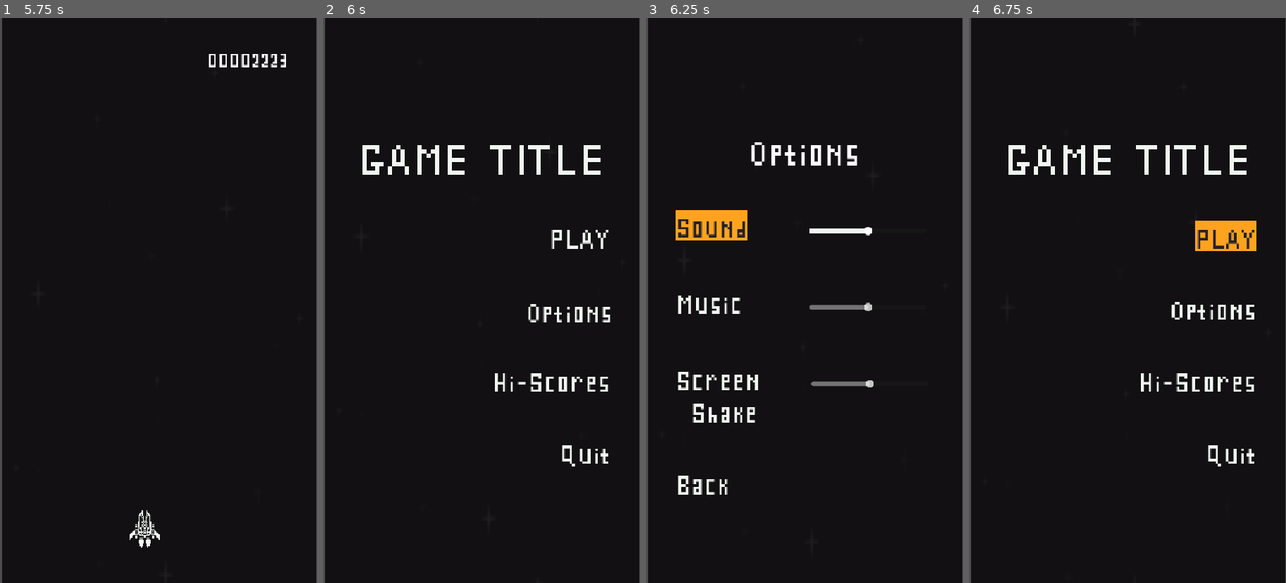
Above: before the commit, frames 1-4 (left to right).
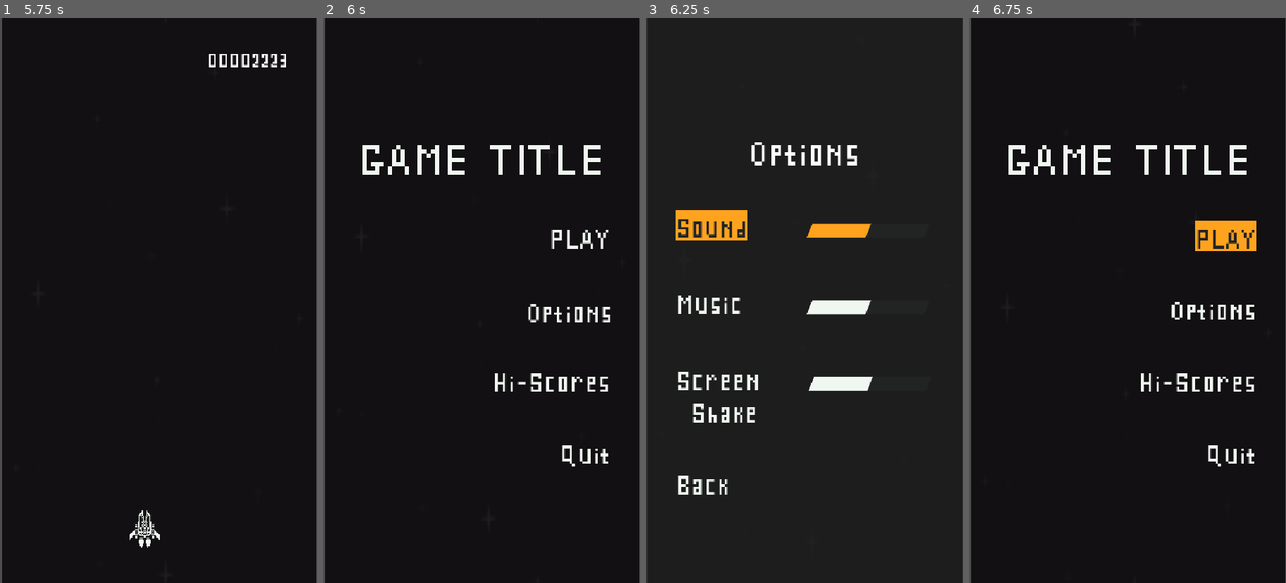
Above: after the commit, the same moments.

Repository: rnakkas/GodotSandbox
Game: Godot game, scene res://ShmupSandbox/Main/Scenes/main.tscn
The game is run twice, just before and just after one commit, with the same random seed, the same clock (stepped at 60 frames per second) and the same inputs.
Inputs (mouse positions are in pixels of both pictures, inside the frame that each line leads up to):
- Up to frame 1 (5.75 s): click "PLAY" at 0.5 s; tap Enter at 1.25 s; move the mouse to (228, 272) at 1.27 s; hold D (move_right) 1.28-2.03 s; hold Space (shoot) 1.28-2.03 s; move the mouse to (95, 328) at 2.02 s; hold S (move_down) 2.03-2.78 s; tap Space (shoot) at 2.1, 3.6 s; move the mouse to (190, 176) at 2.77 s; hold D (move_right) 2.78-3.53 s; hold Space (shoot) 2.78-3.53 s; move the mouse to (142, 413) at 3.52 s; hold W (move_up) 3.53-4.28 s; move the mouse to (253, 385) at 4.27 s; hold A (move_left) 4.28-5 s; hold Space (shoot) 4.28-5 s; tap R (reset) at 4.9 s; click "PLAY" at 5 s
- Up to frame 2 (6 s): tap R (reset) at 5.75 s; move the mouse to (386, 215) at 5.77 s; hold A (move_left) from 5.78 s (still down); tap Space (shoot) at 5.85 s
- Up to frame 3 (6.25 s): keep holding A (move_left)
- Up to frame 4 (6.75 s): release A (move_left) at 6.5 s; click "Back" at 6.5 s

Frames 1-2 are identical in both runs. In frame 3, 2.4% of the frame differs, in the area x 0-100%, y 0-100%; in frame 4, nothing differs.

Commit message:
prettier options menu

Diff:
--- a/ShmupSandbox/UI/Scenes/options_menu.tscn
+++ b/ShmupSandbox/UI/Scenes/options_menu.tscn
@@ -1,16 +1,41 @@
-[gd_scene load_steps=6 format=3 uid="uid://ny01qnyexpg2"]
+[gd_scene load_steps=10 format=3 uid="uid://ny01qnyexpg2"]
 
 [ext_resource type="FontFile" uid="uid://biycie4kaffui" path="res://ShmupSandbox/Assets/Fonts/SPLCF.ttf" id="1_qkcl6"]
 [ext_resource type="Script" uid="uid://cvsyjssmvhl4m" path="res://ShmupSandbox/UI/Scripts/options_menu.gd" id="1_unpda"]
 
+[sub_resource type="CanvasTexture" id="CanvasTexture_unpda"]
+
+[sub_resource type="StyleBoxFlat" id="StyleBoxFlat_krxhe"]
+bg_color = Color(0.133333, 0.137255, 0.137255, 1)
+skew = Vector2(0.4, 0)
+border_width_top = 12
+border_width_bottom = 12
+border_color = Color(0.133333, 0.137255, 0.137255, 1)
+corner_detail = 2
+
+[sub_resource type="StyleBoxFlat" id="StyleBoxFlat_unpda"]
+bg_color = Color(0.941176, 0.964706, 0.941176, 1)
+skew = Vector2(0.4, 0)
+
 [sub_resource type="StyleBoxFlat" id="StyleBoxFlat_ce2tu"]
-bg_color = Color(0.941176, 0.964706, 0.941176, 1)
+bg_color = Color(1, 0.639216, 0.121569, 1)
+skew = Vector2(0.4, 0)
+corner_detail = 2
 
 [sub_resource type="StyleBoxFlat" id="StyleBoxFlat_6upo5"]
-bg_color = Color(0.941176, 0.964706, 0.941176, 1)
+bg_color = Color(0.133333, 0.137255, 0.137255, 1)
+skew = Vector2(0.4, 0)
+border_width_top = 12
+border_width_bottom = 12
+border_color = Color(0.133333, 0.137255, 0.137255, 1)
 
 [sub_resource type="StyleBoxFlat" id="StyleBoxFlat_n03th"]
 bg_color = Color(0.941176, 0.964706, 0.941176, 1)
+skew = Vector2(0.4, 0)
+
+[sub_resource type="StyleBoxFlat" id="StyleBoxFlat_3i6ea"]
+bg_color = Color(1, 0.639216, 0.121569, 1)
+skew = Vector2(0.4, 0)
 
 [node name="options_menu" type="Control"]
 layout_mode = 3
@@ -20,6 +45,16 @@
 grow_horizontal = 2
 grow_vertical = 2
 script = ExtResource("1_unpda")
+
+[node name="TextureRect" type="TextureRect" parent="."]
+self_modulate = Color(0.133, 0.137, 0.137, 0.702)
+layout_mode = 1
+anchors_preset = 15
+anchor_right = 1.0
+anchor_bottom = 1.0
+grow_horizontal = 2
+grow_vertical = 2
+texture = SubResource("CanvasTexture_unpda")
 
 [node name="MarginContainer" type="MarginContainer" parent="."]
 layout_mode = 1
@@ -84,12 +119,13 @@
 custom_minimum_size = Vector2(200, 50)
 layout_mode = 2
 size_flags_vertical = 8
-focus_neighbor_bottom = NodePath("../../../HBoxContainer2/VBoxContainer2/music_volume_slider")
+theme_override_constants/grabber_offset = 5000
+theme_override_styles/slider = SubResource("StyleBoxFlat_krxhe")
+theme_override_styles/grabber_area = SubResource("StyleBoxFlat_unpda")
 theme_override_styles/grabber_area_highlight = SubResource("StyleBoxFlat_ce2tu")
 max_value = 10.0
 value = 5.0
 rounded = true
-tick_count = 1
 
 [node name="HBoxContainer2" type="HBoxContainer" parent="MarginContainer/VBoxContainer"]
 layout_mode = 2
@@ -125,13 +161,13 @@
 custom_minimum_size = Vector2(200, 50)
 layout_mode = 2
 size_flags_vertical = 8
-focus_neighbor_top = NodePath("../../../HBoxContainer/VBoxContainer2/sound_volume_slider")
-focus_neighbor_bottom = NodePath("../../../HBoxContainer3/VBoxContainer2/screen_shake_amount_slider")
-theme_override_styles/grabber_area_highlight = SubResource("StyleBoxFlat_6upo5")
+theme_override_constants/grabber_offset = 5000
+theme_override_styles/slider = SubResource("StyleBoxFlat_6upo5")
+theme_override_styles/grabber_area = SubResource("StyleBoxFlat_n03th")
+theme_override_styles/grabber_area_highlight = SubResource("StyleBoxFlat_3i6ea")
 max_value = 10.0
 value = 5.0
 rounded = true
-tick_count = 1
 
 [node name="HBoxContainer3" type="HBoxContainer" parent="MarginContainer/VBoxContainer"]
 layout_mode = 2
@@ -166,13 +202,13 @@
 custom_minimum_size = Vector2(200, 50)
 layout_mode = 2
 size_flags_vertical = 8
-focus_neighbor_top = NodePath("../../../HBoxContainer2/VBoxContainer2/music_volume_slider")
-focus_neighbor_bottom = NodePath("../../../HBoxContainer4/VBoxContainer2/back_button")
-theme_override_styles/grabber_area_highlight = SubResource("StyleBoxFlat_n03th")
+theme_override_constants/grabber_offset = 5000
+theme_override_styles/slider = SubResource("StyleBoxFlat_krxhe")
+theme_override_styles/grabber_area = SubResource("StyleBoxFlat_unpda")
+theme_override_styles/grabber_area_highlight = SubResource("StyleBoxFlat_ce2tu")
 max_value = 10.0
 value = 5.0
 rounded = true
-tick_count = 1
 
 [node name="HBoxContainer4" type="HBoxContainer" parent="MarginContainer/VBoxContainer"]
 layout_mode = 2
@@ -185,7 +221,6 @@
 unique_name_in_owner = true
 layout_mode = 2
 size_flags_horizontal = 4
-focus_neighbor_top = NodePath("../../../HBoxContainer3/VBoxContainer2/screen_shake_amount_slider")
 theme_override_fonts/font = ExtResource("1_qkcl6")
 theme_override_font_sizes/font_size = 70
 action_mode = 0
@@ -193,8 +228,11 @@
 flat = true
 
 [connection signal="focus_entered" from="MarginContainer/VBoxContainer/HBoxContainer/VBoxContainer2/sound_volume_slider" to="." method="_on_sound_volume_slider_focus_entered"]
+[connection signal="mouse_entered" from="MarginContainer/VBoxContainer/HBoxContainer/VBoxContainer2/sound_volume_slider" to="." method="_on_sound_volume_slider_mouse_entered"]
 [connection signal="focus_entered" from="MarginContainer/VBoxContainer/HBoxContainer2/VBoxContainer2/music_volume_slider" to="." method="_on_music_volume_slider_focus_entered"]
+[connection signal="mouse_entered" from="MarginContainer/VBoxContainer/HBoxContainer2/VBoxContainer2/music_volume_slider" to="." method="_on_music_volume_slider_mouse_entered"]
 [connection signal="focus_entered" from="MarginContainer/VBoxContainer/HBoxContainer3/VBoxContainer2/screen_shake_amount_slider" to="." method="_on_screen_shake_amount_slider_focus_entered"]
+[connection signal="mouse_entered" from="MarginContainer/VBoxContainer/HBoxContainer3/VBoxContainer2/screen_shake_amount_slider" to="." method="_on_screen_shake_amount_slider_mouse_entered"]
 [connection signal="focus_entered" from="MarginContainer/VBoxContainer/HBoxContainer4/VBoxContainer2/back_button" to="." method="_on_back_button_focus_entered"]
 [connection signal="mouse_entered" from="MarginContainer/VBoxContainer/HBoxContainer4/VBoxContainer2/back_button" to="." method="_on_back_button_mouse_entered"]
 [connection signal="pressed" from="MarginContainer/VBoxContainer/HBoxContainer4/VBoxContainer2/back_button" to="." method="_on_back_button_pressed"]
--- a/ShmupSandbox/UI/Scripts/options_menu.gd
+++ b/ShmupSandbox/UI/Scripts/options_menu.gd
@@ -41,11 +41,21 @@
 func _on_sound_volume_slider_focus_entered() -> void:
 	UiUtility.highlight_selected_element(ui_elements_list, sound_label)
 
+func _on_sound_volume_slider_mouse_entered() -> void:
+	sound_volume_slider.grab_focus()
+
 func _on_music_volume_slider_focus_entered() -> void:
 	UiUtility.highlight_selected_element(ui_elements_list, music_label)
 
+func _on_music_volume_slider_mouse_entered() -> void:
+	music_volume_slider.grab_focus()
+
 func _on_screen_shake_amount_slider_focus_entered() -> void:
 	UiUtility.highlight_selected_element(ui_elements_list, screen_shake_label)
+
+func _on_screen_shake_amount_slider_mouse_entered() -> void:
+	screen_shake_amount_slider.grab_focus()
+
 
 ## Back button
 func _on_back_button_focus_entered() -> void:
